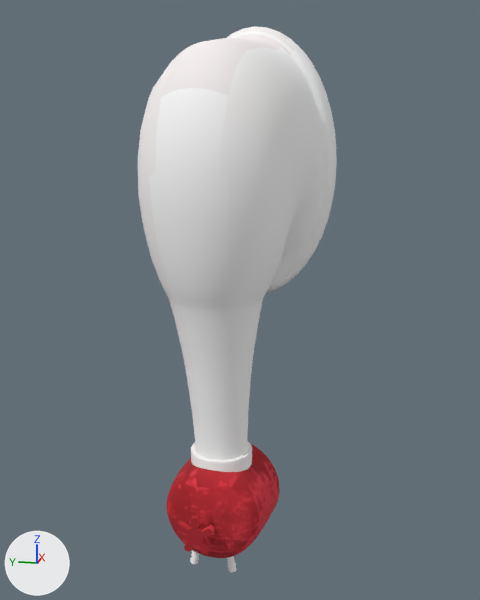
An edit to the OBJ model proyectoFinal/proyectoFinal/Models/relojBarril/reloj.obj, drawn before and after from the same camera.
Both versions are drawn from a 50 mm camera at (-9.08, 0.865, 3.799) aimed at (-5.327, 1.616, 2.861). The axes (+X, +Y, +Z) are drawn at lower left. The lights are the same throughout. Where no turn or scale is listed for an object, it has been applied to the vertices. Vertices at the same position are counted once.

Objects in the first picture: 'reloj'.
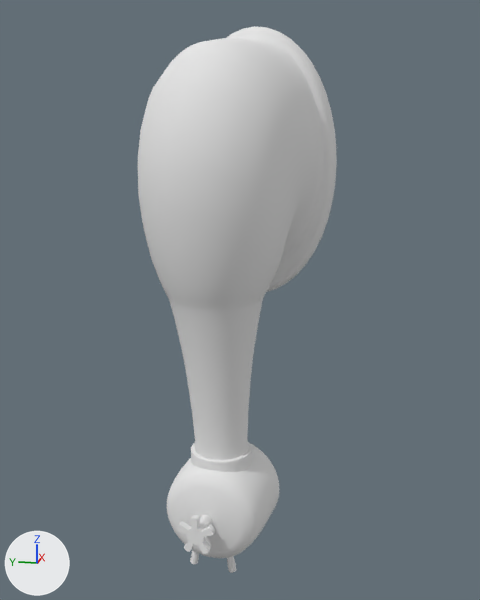
The newer file is also turned or shifted as a whole; pictures and numbers use the older file's frame.

Where the change shows, as pixel boxes [x1, y1, x2, y2] in the pictures (480 x 600 px):
part 1 of me_reloj, recoloured (white to grey): [138, 26, 337, 573] in both

The change, as a list of edits to the scene's bpy script:
```text
Add mat_pasted__pasted__lambert2sg:
    mat_pasted__pasted__lambert2sg = principled_material('pasted__pasted__lambert2SG')
    mat_pasted__pasted__lambert2sg.base_color = (0.8, 0.8, 0.8)  # white #e7e7e7
    mat_pasted__pasted__lambert2sg.roughness = 1.0
Change me_reloj:
    used by ob_reloj; location = (0.0, 0.0, 0.0)
    remove me_reloj.from_pydata(...)  # 5622 vertices, 11192 faces; spans x -5.99..-4.66, y 1.1..2.12, z 1.28..4.44
    add me_reloj.from_pydata(...)  # 5620 vertices, 11188 faces; spans x -5.99..-4.66, y 1.1..2.12, z 1.28..4.44
    me_reloj part 1: 11173 faces spanning x -5.99..-4.66, y 1.1..2.12, z 1.28..4.44 switch from mat_pasted__lambert2sg (picture img_barrilreloj_jpg) to mat_pasted__pasted__lambert2sg (white #e7e7e7)
```
